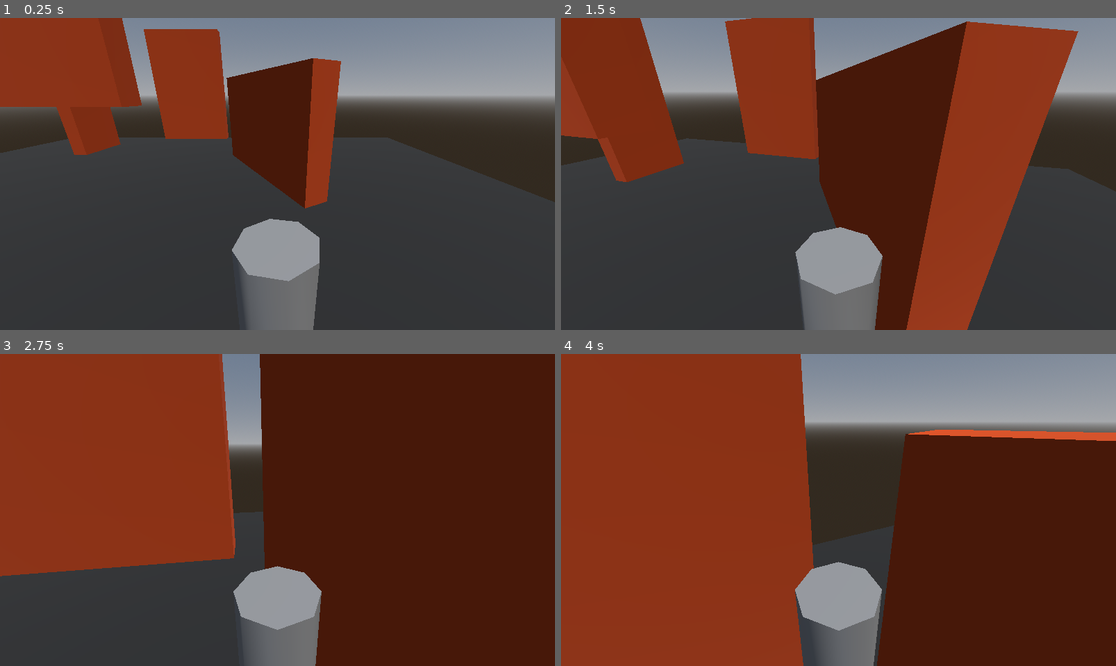
Above: before the commit, frames 1-4 (two rows, left to right).
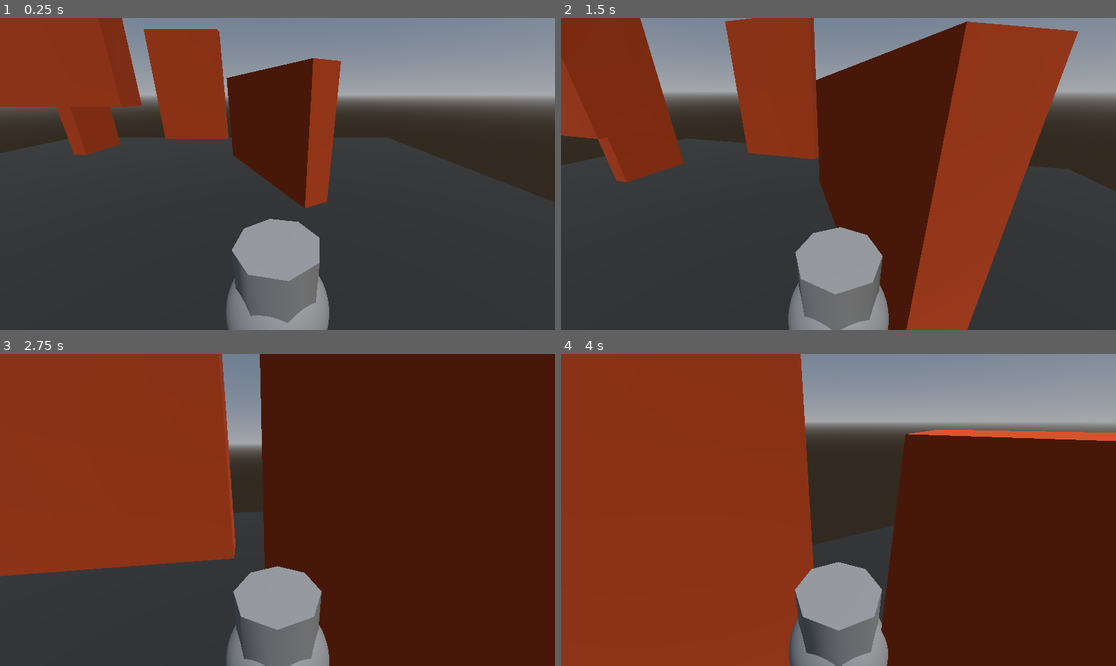
Above: after the commit, the same moments.

Repository: drakshruk/3d-test-project
Game: Godot game, scene res://scenes/main_scene.tscn
Two runs of this game, one before a commit and one after it. Both use one fixed random seed, a clock stepped at 60 frames per second and the inputs below.
Inputs (mouse positions are in pixels of both pictures, inside the frame that each line leads up to):
- Up to frame 1 (0.25 s): no input
- Up to frame 2 (1.5 s): tap Enter (ui_accept) at 0.5, 0.77 s; move the mouse to (866, 174) at 0.52 s; hold C (crouch) 0.53-1.28 s; hold W (forward) from 0.53 s (still down); click (866, 174) at 0.67 s; move the mouse to (810, 174) at 1.27 s; tap Shift (dash) at 1.35 s
- Up to frame 3 (2.75 s): keep holding W (forward); tap Enter (ui_accept) at 1.52 s; move the mouse to (288, 503) at 2.02 s; hold Ctrl (sprint) from 2.03 s (still down)
- Up to frame 4 (4 s): keep holding W (forward); move the mouse to (832, 516) at 2.77 s; release Ctrl (sprint) at 2.78 s; tap E (stick_to_the_wall) at 2.85 s; click (832, 516) at 2.92 s; tap Enter (ui_accept) at 3.02, 3.77 s; move the mouse to (877, 513) at 3.52 s; hold C (crouch) from 3.53 s (still down)

The runs differ from the first frame. In frame 1, 1.4% of the frame differs, in the area x 40-60%, y 82-100%; in frame 2, 0.9%; in frame 3, 0.7%; in frame 4, 0.9%.

Commit message:
зима близко

Diff:
--- a/scenes/player.tscn
+++ b/scenes/player.tscn
@@ -9,6 +9,8 @@
 [sub_resource type="CylinderShape3D" id="CylinderShape3D_g2els"]
 height = 0.5
 radius = 0.39
+
+[sub_resource type="SphereMesh" id="SphereMesh_3vyb7"]
 
 [node name="player" type="CharacterBody3D"]
 collision_layer = 2
@@ -64,3 +66,6 @@
 [node name="CSGCylinder3D" type="CSGCylinder3D" parent="character"]
 radius = 0.38720703
 height = 1.5
+
+[node name="MeshInstance3D" type="MeshInstance3D" parent="character"]
+mesh = SubResource("SphereMesh_3vyb7")
Not shown: 1 places in scenes/player.tscn that only renumber resources
